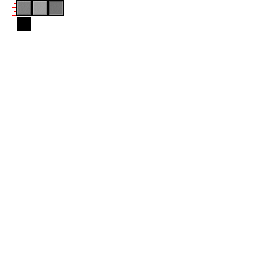
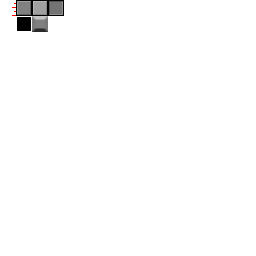
Layer changes from the first 256 × 256 image to the second:
renamed "Layer 1" to "Layer 2", painted on it over [32,16,48,32]
